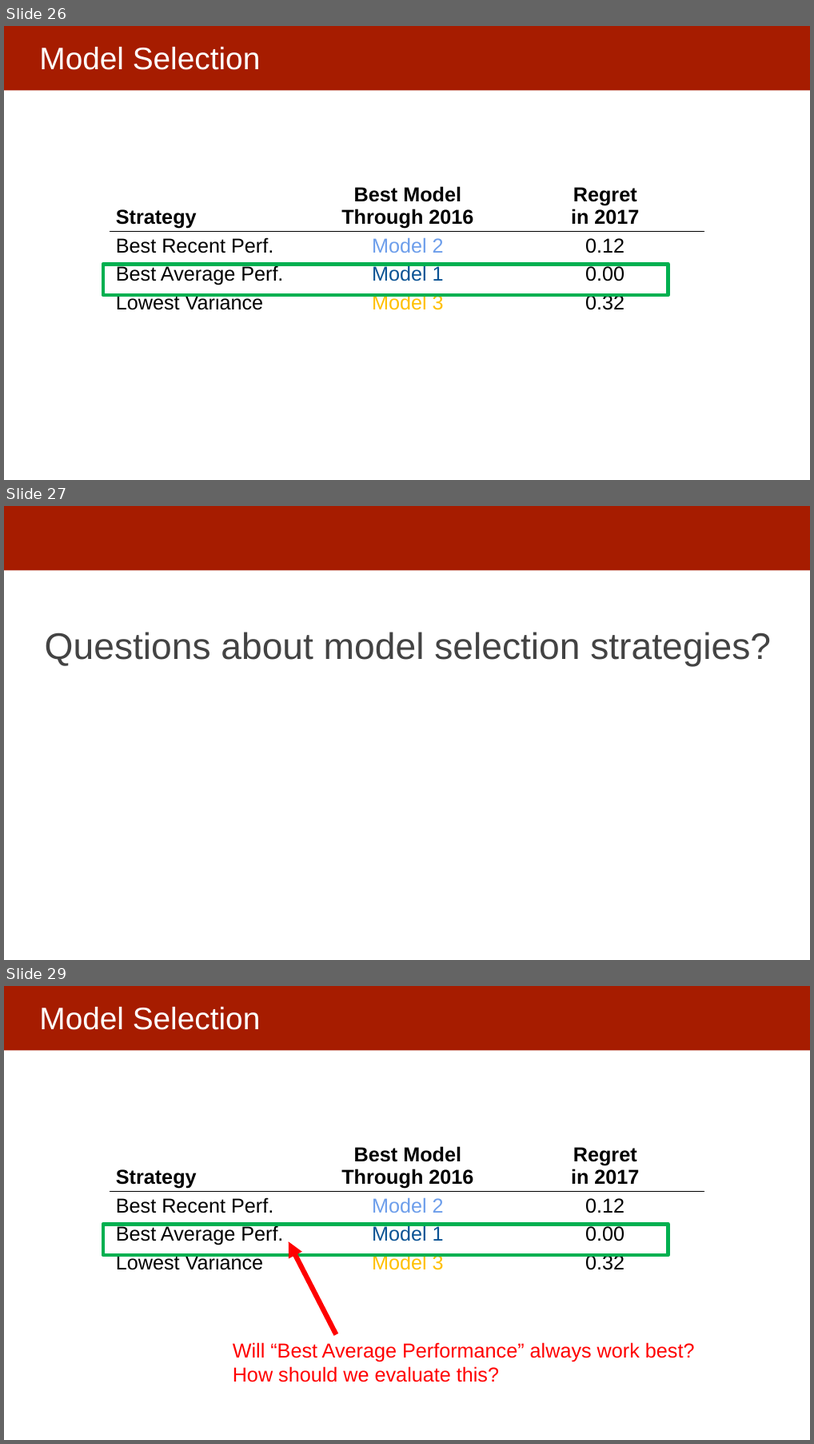
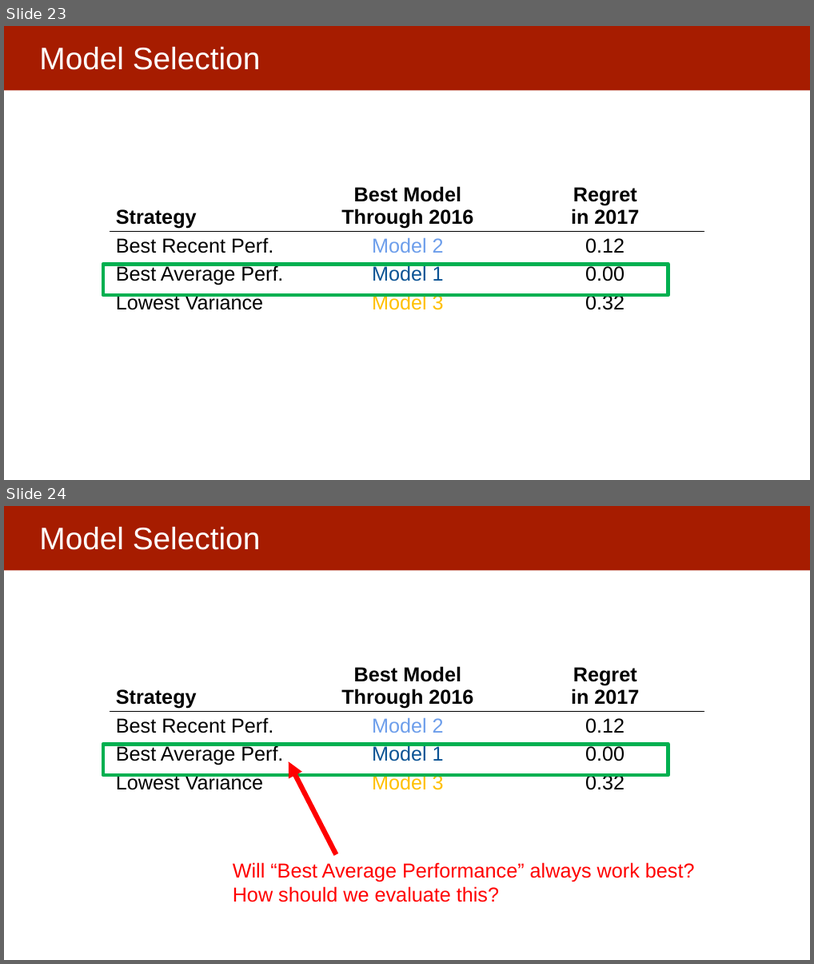
Before and after one commit to dssg/mlforpublicpolicylab, a slide deck: Lectures/15-ml-in-practice-and-model-selection-part-3.pptx. Shown one above the other, each under a label of ours: slides 26, 27 and 29 before the commit, slides 23 and 24 after it; the slides between them are not shown. The pictures are 814x1444 and 814x964 pixels, drawn with LibreOffice and Linux fonts; fonts in the diff are those of the drawing. Boxes give left, top, right and bottom in pixels: in the first picture for what was removed or moved away, otherwise in the second. Text is boxed around its words. In the diff, an @@ line names an element or a change of style, - is before the commit and + after.

```diff
--- a/Lectures/15-ml-in-practice-and-model-selection-part-3.pptx
+++ b/Lectures/15-ml-in-practice-and-model-selection-part-3.pptx
@@ slide 27 removed at box(4, 506, 810, 960), background #FFFFFF; not listed: 1 template element that a slide beside it also shows @@
@@ text removed at box(45, 632, 771, 667) @@
-Questions about model selection strategies?
@@ what was slide 26 is now slide 23 @@
@@ what was slide 29 is now slide 24 @@
```
Also in this commit, not shown: 2 slides changed, 11 slides added, 11 other slides removed.
